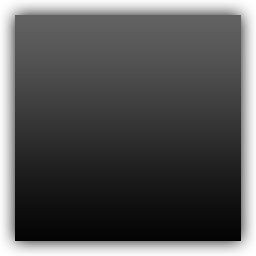
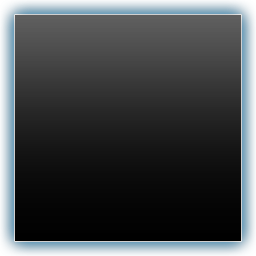
Layered file, before and after one edit (256x256). Changes by layer:
showed "Layer 3 copy" over [15, 15, 241, 241]
